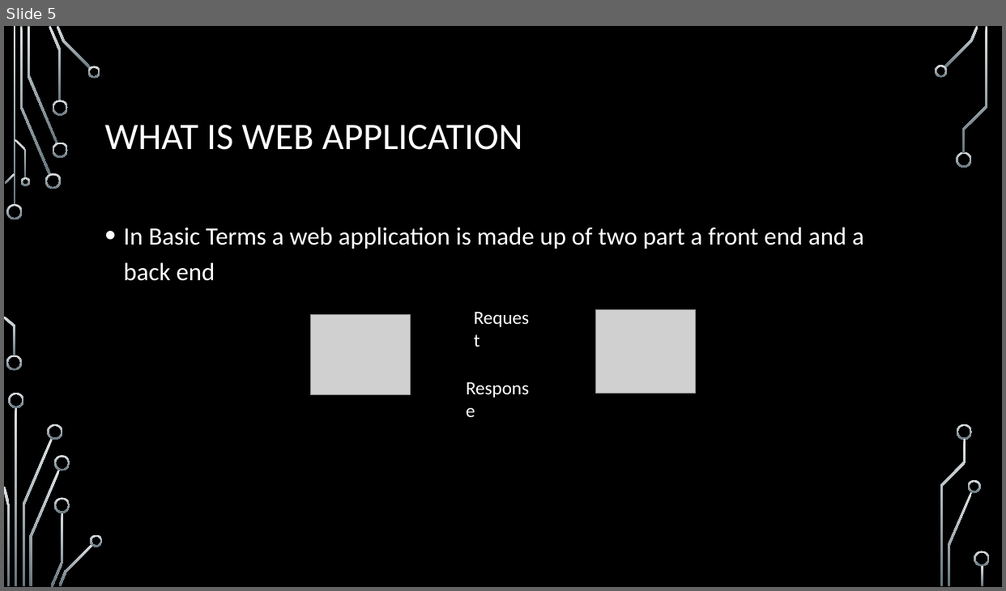
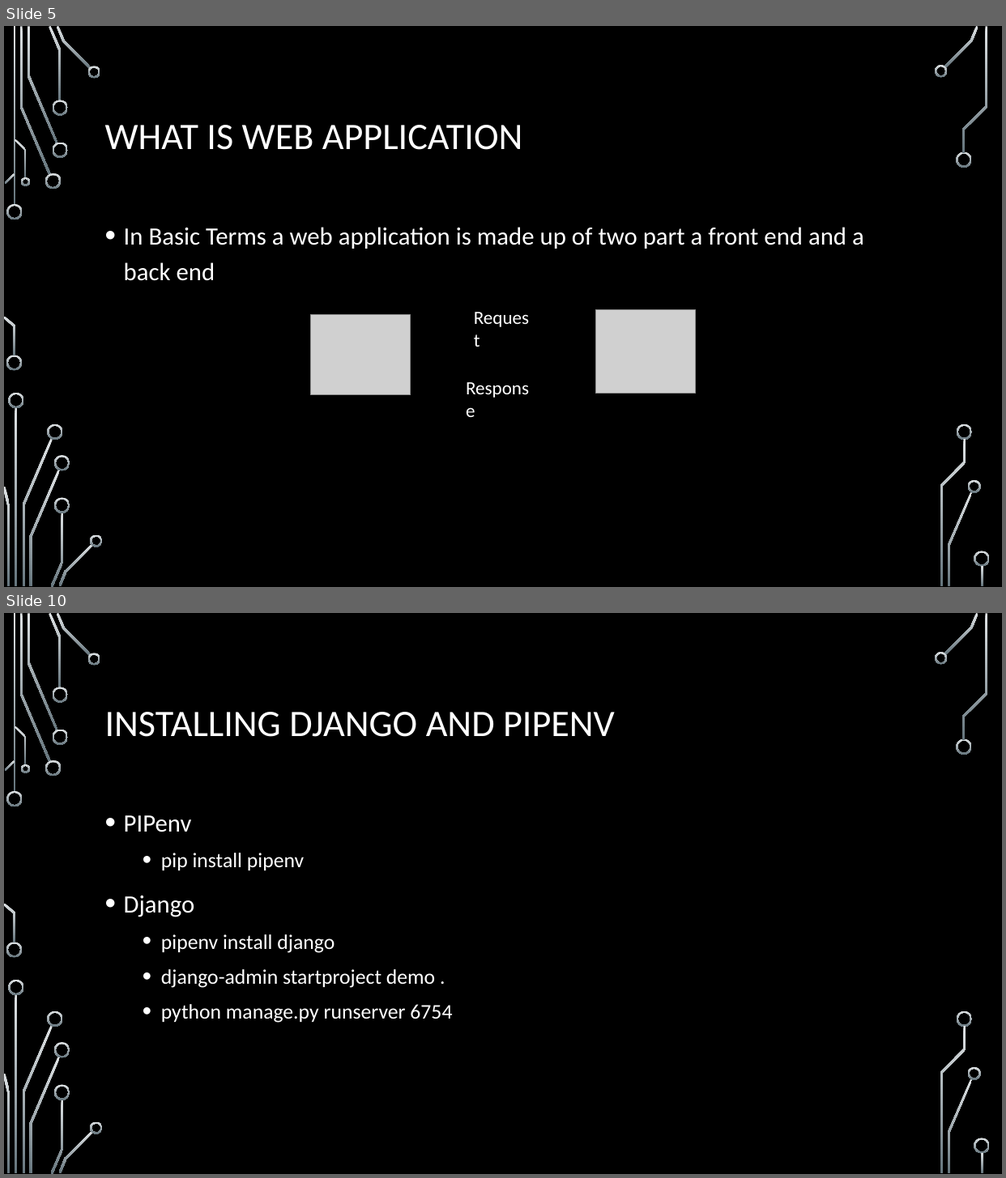
Before and after one commit to gamble4846/DjangoPython, a slide deck: Introduction to Django.pptx. Shown one above the other, each under a label of ours: slide 5 before the commit, slides 5 and 10 after it; the slides between them are not shown. The pictures are 1006x591 and 1006x1178 pixels, drawn with LibreOffice and Linux fonts; fonts in the diff are those of the drawing; grey boxes stand for pictures; background and template pictures are left out. Boxes give left, top, right and bottom in pixels: in the first picture for what was removed or moved away, otherwise in the second. Text is boxed around its words. In the diff, an @@ line names an element or a change of style, - is before the commit and + after.

```diff
--- a/Introduction to Django.pptx
+++ b/Introduction to Django.pptx
@@ slide 10 added at box(4, 613, 1002, 1174), background picture (left out); not listed: 36 template elements that a slide beside it also shows @@
@@ title added at box(105, 712, 615, 737), 36 pt, text #FFFFFF @@
+INSTALLING DJANGO AND PIPENV
@@ text added at box(124, 815, 452, 1023), 20 pt, text #FFFFFF @@
+• PIPenv
+  • pip install pipenv
+• Django
+  • pipenv install django
+  • django-admin startproject demo .
+  • python manage.py runserver 6754
```
Also in this commit, not shown: 2 slides changed, 5 other slides added.
